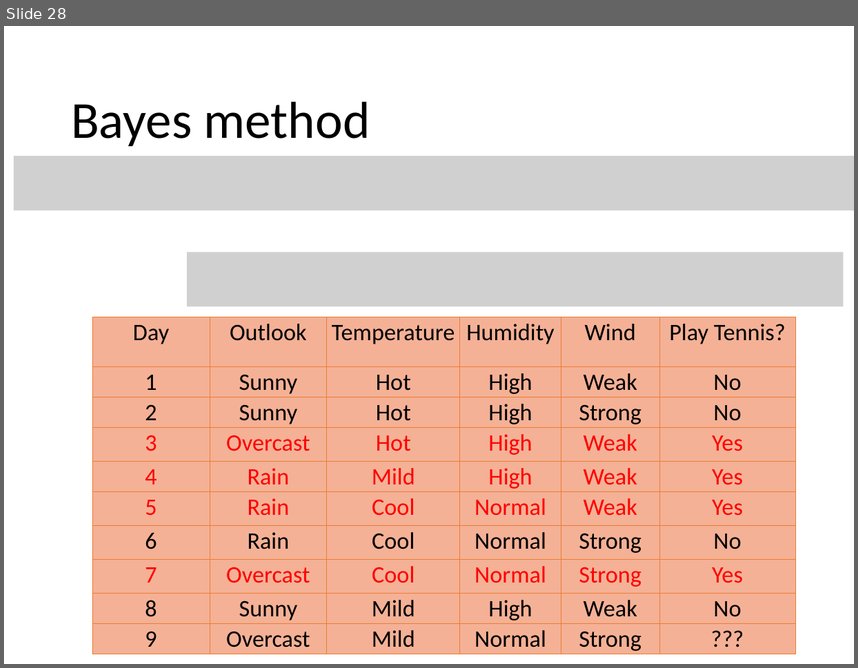
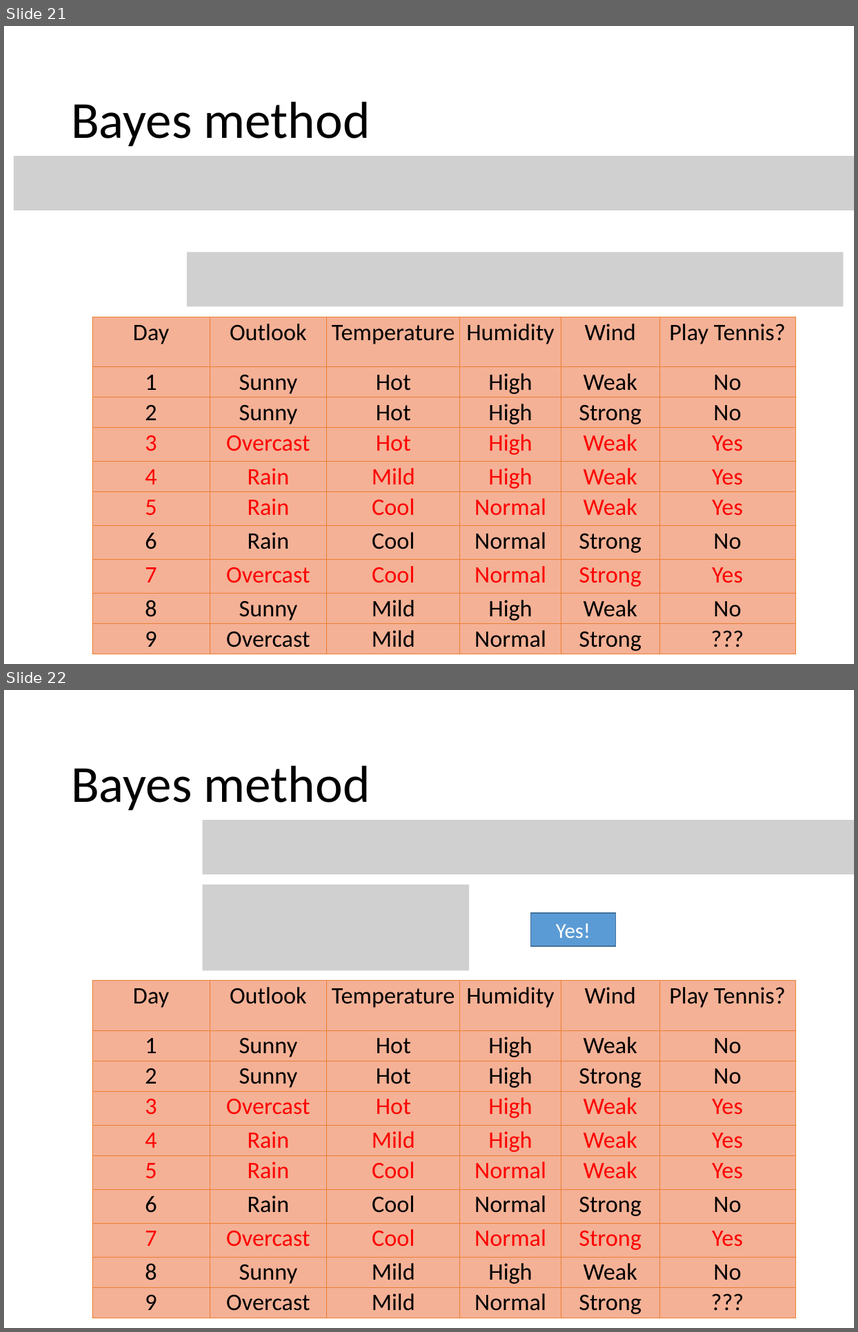
Before and after one commit to hansxiao7/Machine-learning-101, a slide deck: week3/Linear regression.pptx. Shown one above the other, each under a label of ours: slide 28 before the commit, slides 21 and 22 after it. The pictures are 858x668 and 858x1332 pixels, drawn with LibreOffice and Linux fonts; fonts in the diff are those of the drawing; grey boxes stand for pictures. Boxes give left, top, right and bottom in pixels: in the first picture for what was removed or moved away, otherwise in the second. Text is boxed around its words. In the diff, an @@ line names an element or a change of style, - is before the commit and + after.

```diff
--- a/week3/Linear regression.pptx
+++ b/week3/Linear regression.pptx
@@ slide 22 added at <box>4,690,854,1328</box>, background #FFFFFF @@
@@ title added at <box>71,765,370,810</box>, 44 pt, text #000000 @@
+Bayes method
@@ picture added at <box>203,820,854,874</box> @@
@@ picture added at <box>203,885,470,971</box> @@
@@ rectangle added at <box>531,913,616,946</box>, fill #5B9BD5, outline #43739E 1 pt, 18 pt, text #FFFFFF @@
+Yes!
@@ table added at <box>92,980,796,1317</box>, 10 rows, 6 columns @@
+Day | Outlook | Temperature | Humidity | Wind | Play Tennis?
+1 | Sunny | Hot | High | Weak | No
+2 | Sunny | Hot | High | Strong | No
+3 | Overcast | Hot | High | Weak | Yes
+4 | Rain | Mild | High | Weak | Yes
+5 | Rain | Cool | Normal | Weak | Yes
+6 | Rain | Cool | Normal | Strong | No
+7 | Overcast | Cool | Normal | Strong | Yes
+8 | Sunny | Mild | High | Weak | No
+9 | Overcast | Mild | Normal | Strong | ???
@@ what was slide 28 is now slide 21 @@
```
Also in this commit, not shown: 6 slides changed, 1 other slide added, 2 slides removed.
